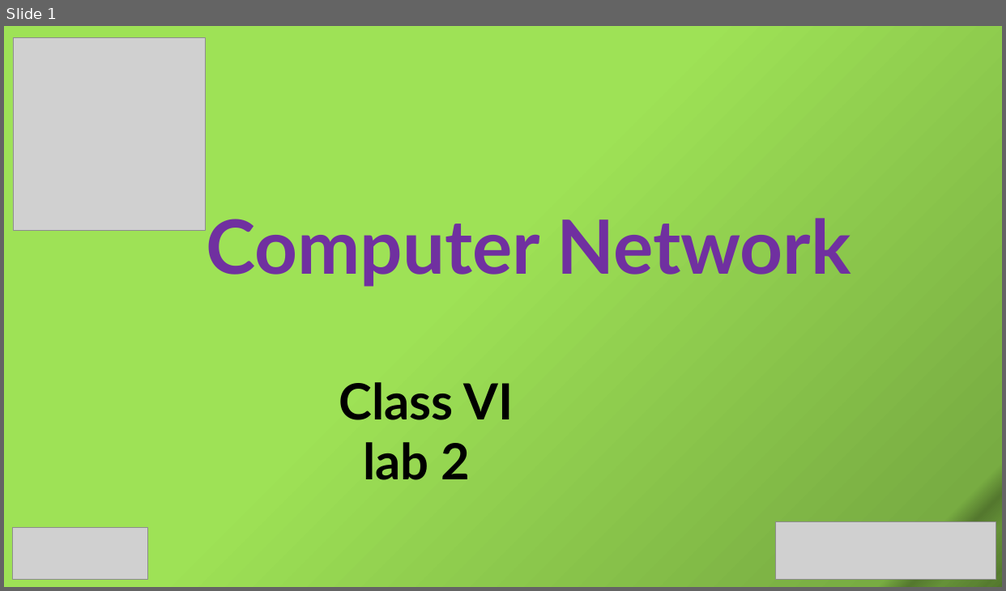
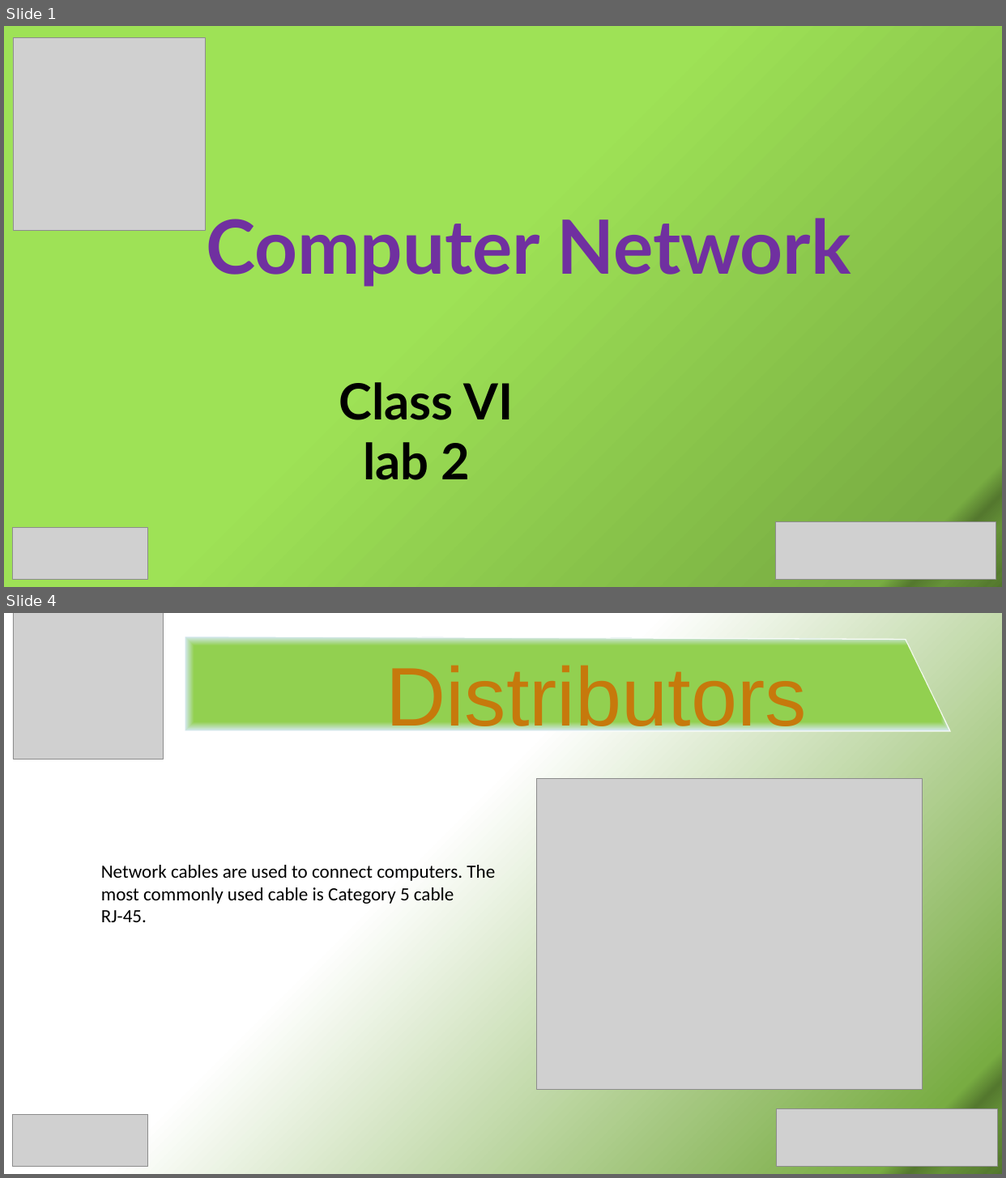
Before and after one commit to SabitDeepto/IIDP, a slide deck: class 6/networking (Lab 1 - 6)/Network 2/2. Presentation/2.pptx. Shown one above the other, each under a label of ours: slide 1 before the commit, slides 1 and 4 after it; the slides between them are not shown. The pictures are 1006x591 and 1006x1178 pixels, drawn with LibreOffice and Linux fonts; fonts in the diff are those of the drawing; grey boxes stand for pictures. Boxes give left, top, right and bottom in pixels: in the first picture for what was removed or moved away, otherwise in the second. Text is boxed around its words. In the diff, an @@ line names an element or a change of style, - is before the commit and + after.

```diff
--- a/class 6/networking (Lab 1 - 6)/Network 2/2. Presentation/2.pptx
+++ b/class 6/networking (Lab 1 - 6)/Network 2/2. Presentation/2.pptx
@@ slide 4 added at (x1=4, y1=613, x2=1002, y2=1174), background gradient #FFFFFF to #78AC42 to #54782E to #659138 to #5C8433 to #557A2F to #577D30 to #52762D @@
@@ picture added at (x1=13, y1=613, x2=164, y2=759) @@
@@ freeform shape added at (x1=185, y1=636, x2=950, y2=731), fill gradient #92D050 to #D8E9FA, outline #FFFFFF 1 pt @@
@@ text added at (x1=386, y1=666, x2=807, y2=741), 80 pt, text #C6790C @@
+Distributors
@@ picture added at (x1=536, y1=778, x2=922, y2=1090) @@
@@ text added at (x1=101, y1=865, x2=495, y2=922), 18 pt, text #000000 @@
+Network cables are used to connect computers. The most commonly used cable is Category 5 cable RJ-45.
@@ picture added at (x1=13, y1=1114, x2=147, y2=1166) @@
@@ picture added at (x1=777, y1=1110, x2=997, y2=1167) @@
```
Also in this commit, not shown: 6 other slides added, 1 slide removed, 43 other files.
